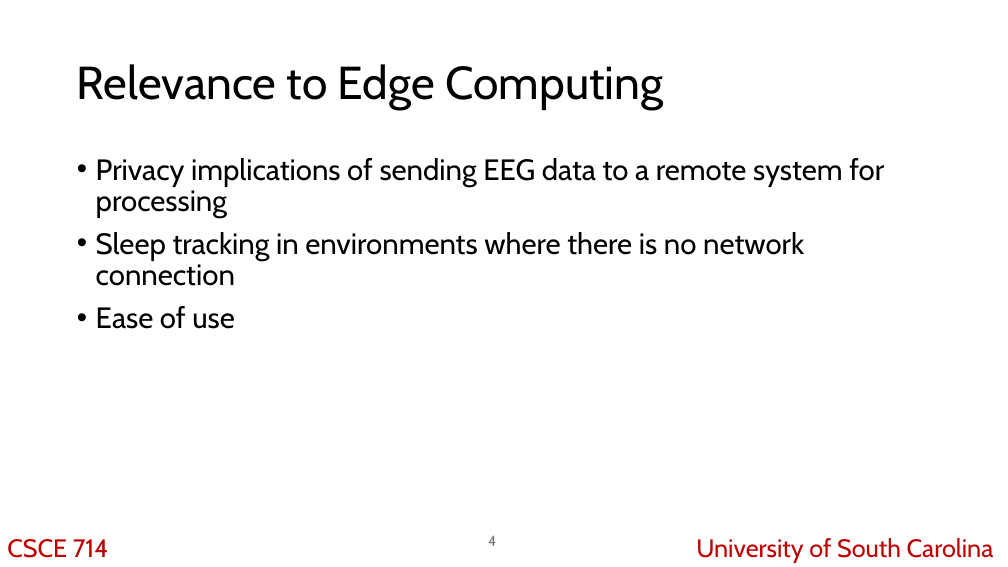
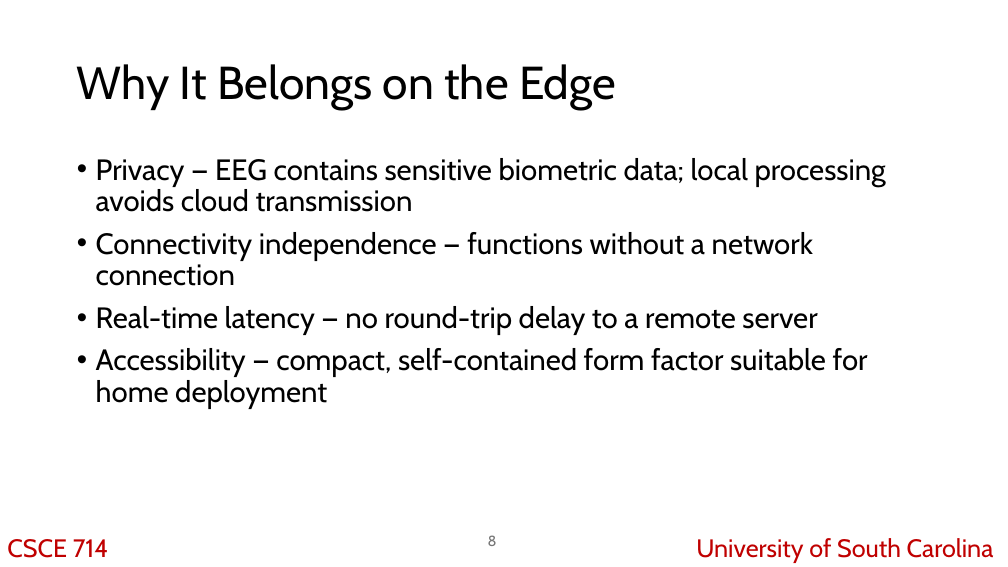
Before and after one commit to KubaJerz/sleep-stage-classifier, a slide deck: slide 8 of CSCE 714 Midterm Presentation.odp (slide 4 before the commit). Drawn at 1008x567 pixels with LibreOffice and Linux fonts; fonts in the diff are those of the drawing. Boxes give left, top, right and bottom in pixels: in the first picture for what was removed or moved away, otherwise in the second. Text is boxed around its words. In the diff, an @@ line names an element or a change of style, - is before the commit and + after.

```diff
--- a/CSCE 714 Midterm Presentation.odp
+++ b/CSCE 714 Midterm Presentation.odp
@@ title at <box>77,64,616,110</box>: text changed @@
-Relevance to Edge Computing
+Why It Belongs on the Edge
@@ text at <box>96,158,886,409</box>: text changed @@
-• Privacy implications of sending EEG data to a remote system for processing
-• Sleep tracking in environments where there is no network connection
-• Ease of use
+• Privacy — EEG contains sensitive biometric data; local processing avoids cloud transmission
+• Connectivity independence — functions without a network connection
+• Real-time latency — no round-trip delay to a remote server
+• Accessibility — compact, self-contained form factor suitable for home deployment
@@ page number at <box>488,535,497,546</box>: text changed @@
-4
+8
```
Also in this commit, not shown: 7 other slides changed, 7 slides added, 1 slide removed, 5 other files.
